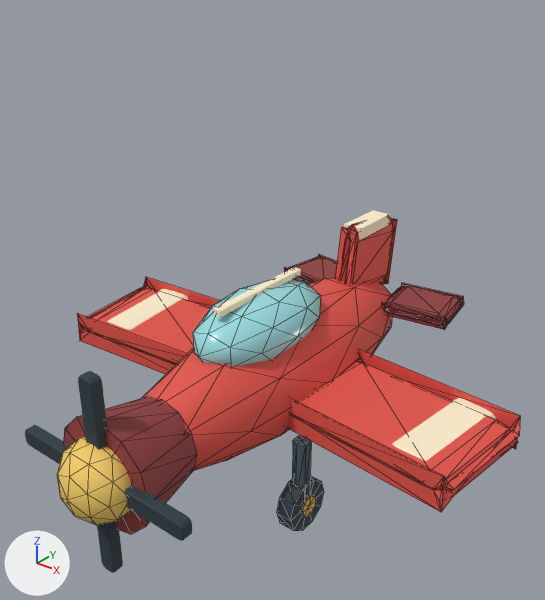
One commit to the glTF model public/war-assets/models/aircraft.glb: the scene before it, then after it.
Camera for both pictures: a 50 mm lens placed at (1.702, -2.177, 2.628), pointed at (0.053, -0.115, 1.35). Arrows for +X, +Y and +Z are at lower left; the lights stay in place. The first picture is the older version. Mesh edges are drawn as thin lines on the coarser meshes. Where no turn or scale is listed for an object, it has been applied to the vertices.

The first picture shows 'airframe-cream', 'airframe-dark', 'airframe-glass', 'airframe-gold', 'airframe-metal', 'airframe-rubber', 'airframe-team', 'propeller-rubber'.
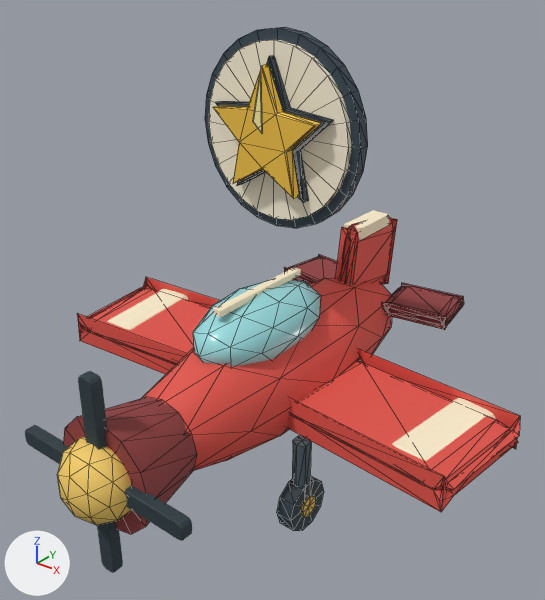
Boxes [x1, y1, x2, y2] around the edits, measured in the pictures (545 x 600 px):
'team-badge-plate', added (pale yellow)
    after: [209, 40, 352, 220]
'team-badge-outline', added
    after: [205, 27, 368, 228]
'team-badge-gold', added (yellow)
    after: [213, 64, 322, 199]
'team-badge-shine', added
    after: [253, 72, 262, 133]

The change, as a list of edits to the scene's bpy script:
```text
Add mat_material_10:
    mat_material_10 = principled_material('Material_10')
    mat_material_10.base_color = (1.0, 0.871, 0.371)  # beige #fff0a4
    mat_material_10.roughness = 0.62
Add mat_material_9:
    mat_material_9 = principled_material('Material_9')
    mat_material_9.base_color = (0.939, 0.584, 0.0666)  # yellow #f8c949
    mat_material_9.metallic = 0.12
    mat_material_9.roughness = 0.62
Add mat_material_8:
    mat_material_8 = principled_material('Material_8')
    mat_material_8.base_color = (1.0, 0.922, 0.723)  # pale yellow #fff6dd
    mat_material_8.roughness = 0.62
Add mat_material_7:
    mat_material_7 = principled_material('Material_7')
    mat_material_7.base_color = (0.0343, 0.0595, 0.0823)  # dark blue #344551
    mat_material_7.roughness = 0.62
Add me_mesh_12:
    me_mesh_12.from_pydata([(0.0, -0.113, 0.227), (0.005, -0.113, 0.015), (-0.037, -0.113, 0.052), (-0.037, -0.116, 0.052), (0.005, -0.116, 0.015), (0.0, -0.116, 0.227)], [], [(0, 1, 2), (3, 4, 5), (0, 2, 5), (2, 3, 5), (2, 1, 3), (1, 4, 3), (1, 0, 4), (0, 5, 4)])
    me_mesh_12.materials.append(mat_material_10)  # beige #fff0a4
Add me_mesh_11:
    me_mesh_11.from_pydata(...)  # 40 vertices, 76 faces; spans x -0.235..0.235, y -0.112..-0.069, z -0.2..0.247
    me_mesh_11.materials.append(mat_material_9)  # yellow #f8c949
Add me_mesh_10:
    me_mesh_10.from_pydata(...)  # 52 vertices, 96 faces; spans x -0.323..0.323, y -0.041..-0.011, z -0.323..0.323
    me_mesh_10.materials.append(mat_material_8)  # pale yellow #fff6dd
Add me_mesh_9:
    me_mesh_9.from_pydata(...)  # 92 vertices, 172 faces; spans x -0.36..0.36, y -0.072..0.022, z -0.36..0.36
    me_mesh_9.materials.append(mat_material_7)  # dark blue #344551
Add ob_team_badge_shine:
    ob_team_badge_shine = bpy.data.objects.new('team-badge-shine', me_mesh_12)
    ob_team_badge_shine.location = (0.0, 0.0, 1.976)
Add ob_team_badge_gold:
    ob_team_badge_gold = bpy.data.objects.new('team-badge-gold', me_mesh_11)
    ob_team_badge_gold.location = (0.0, 0.0, 1.976)
Add ob_team_badge_plate:
    ob_team_badge_plate = bpy.data.objects.new('team-badge-plate', me_mesh_10)
    ob_team_badge_plate.location = (0.0, 0.0, 1.976)
Add ob_team_badge_outline:
    ob_team_badge_outline = bpy.data.objects.new('team-badge-outline', me_mesh_9)
    ob_team_badge_outline.location = (0.0, 0.0, 1.976)
```
